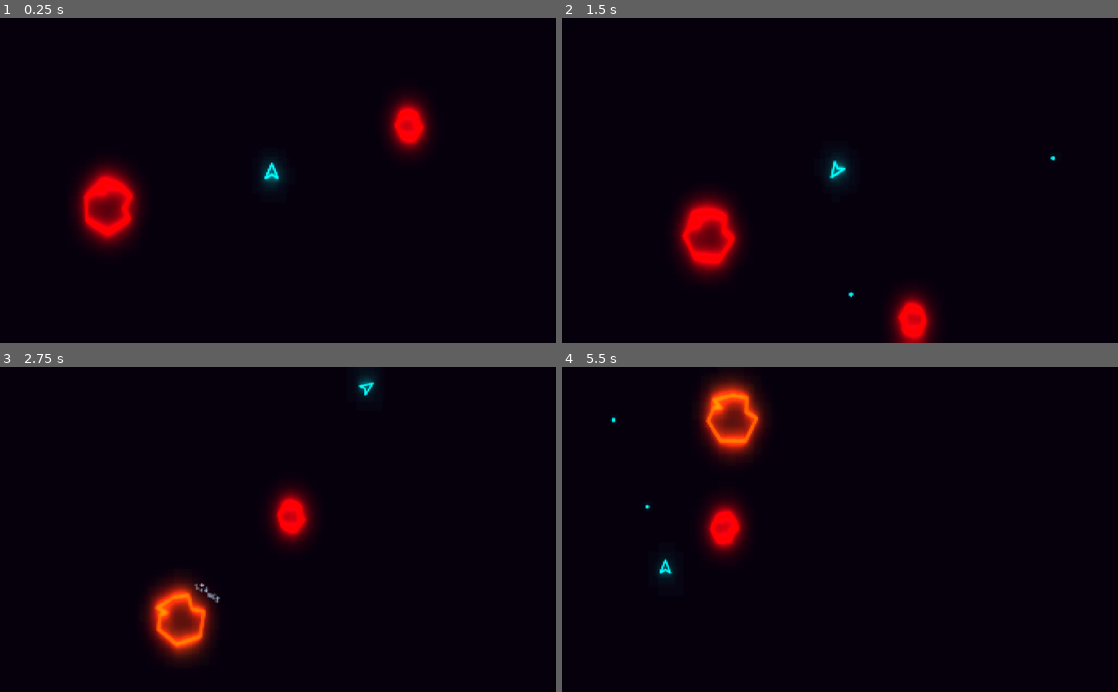
Above: before the commit, frames 1-4 (two rows, left to right).
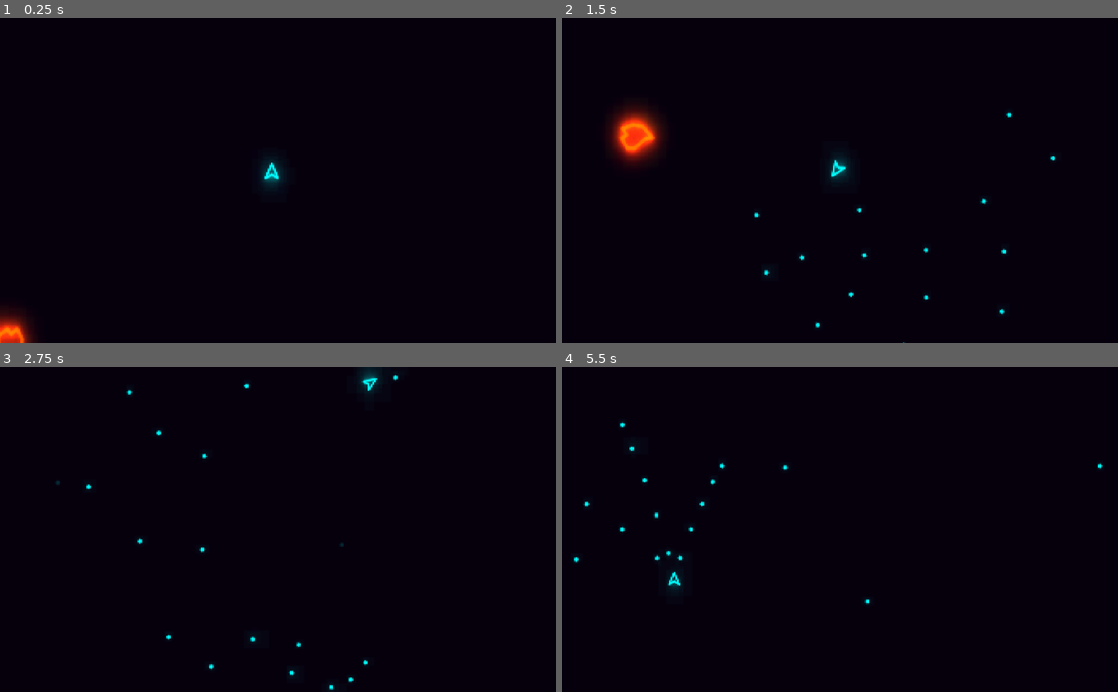
Above: after the commit, the same moments.

Repository: SanderVanhove/asteroidbelt
Game: Godot game, scene res://Screens/Splash/Splash.tscn
Two runs of this game, one before a commit and one after it. Both use one fixed random seed, a clock stepped at 60 frames per second and the inputs below. Before the commit the project starts from res://Screens/World/World.tscn.
Inputs:
- Up to frame 1 (0.25 s): no input
- Up to frame 2 (1.5 s): hold Right (ui_right) 0.53-1.28 s; hold Space (fire) 0.53-1.28 s; tap N (ultra_power, bound only after the commit) at 0.8, 1.35 s; hold Down (ui_down) from 1.28 s (still down)
- Up to frame 3 (2.75 s): tap Space (fire) at 1.55 s; release Down (ui_down) at 2.03 s; hold Right (ui_right) from 2.03 s (still down); hold Space (fire) from 2.03 s (still down); tap N (ultra_power, bound only after the commit) at 2.3 s
- Up to frame 4 (5.5 s): release Right (ui_right) at 2.78 s; release Space (fire) at 2.78 s; hold Up (ui_up) 2.78-3.53 s; tap N (ultra_power, bound only after the commit) at 2.85, 3.8, 4.35, 5.3 s; tap Space (fire) at 3.05, 4.55 s; hold Space (fire) 3.53-4.28 s; hold Left (ui_left) 3.53-5.03 s; hold Down (ui_down) from 5.03 s (still down); hold Space (fire) from 5.03 s (still down)

The runs differ from the first frame. In frame 1, 4.6% of the frame differs, in the area x 0-78%, y 23-100%; in frame 2, 5.8%, in the area x 8-81%, y 26-100%; in frame 3, 4.5%; in frame 4, 4.5%.

Commit message:
Add basic ultra power

Diff:
--- /dev/null
+++ b/Screens/Splash/Splash.gd
@@ -0,0 +1,15 @@
+extends Node2D
+
+
+onready var logo: TextureRect = $Control/CenterContainer/TextureRect
+onready var tween: Tween = $Tween
+
+
+func _ready():
+	if not OS.is_debug_build():
+		tween.interpolate_property(logo, "modulate:a", 0, 1, .5, Tween.TRANS_SINE, Tween.EASE_OUT_IN)
+		tween.interpolate_property(logo, "modulate:a", 1, 0, .5, Tween.TRANS_SINE, Tween.EASE_OUT_IN, 1.5)
+		tween.start()
+
+		yield(tween, "tween_all_completed")
+	get_tree().change_scene("res://Screens/World/World.tscn")
--- /dev/null
+++ b/Screens/Splash/Splash.tscn
@@ -0,0 +1,44 @@
+[gd_scene load_steps=3 format=2]
+
+[ext_resource path="res://Screens/Splash/Splash.gd" type="Script" id=1]
+[ext_resource path="res://Screens/Splash/splash_screen.png" type="Texture" id=2]
+
+[node name="Splash" type="Node2D"]
+script = ExtResource( 1 )
+
+[node name="Control" type="Control" parent="."]
+margin_right = 1927.0
+margin_bottom = 1079.0
+__meta__ = {
+"_edit_use_anchors_": false
+}
+
+[node name="ColorRect" type="ColorRect" parent="Control"]
+anchor_right = 1.0
+anchor_bottom = 1.0
+margin_left = -24.0
+margin_top = -19.0
+margin_bottom = 15.0
+color = Color( 0.984314, 0.921569, 0.890196, 1 )
+__meta__ = {
+"_edit_use_anchors_": false
+}
+
+[node name="CenterContainer" type="CenterContainer" parent="Control"]
+anchor_right = 1.0
+anchor_bottom = 1.0
+margin_right = 117.0
+margin_bottom = 120.0
+rect_scale = Vector2( 0.5, 0.5 )
+__meta__ = {
+"_edit_use_anchors_": false
+}
+
+[node name="TextureRect" type="TextureRect" parent="Control/CenterContainer"]
+margin_left = 772.0
+margin_top = 281.0
+margin_right = 1272.0
+margin_bottom = 918.0
+texture = ExtResource( 2 )
+
+[node name="Tween" type="Tween" parent="."]
--- a/Screens/World/World.gd
+++ b/Screens/World/World.gd
@@ -1,5 +1,67 @@
 extends Node2D
+
+
+var BoulderClass = preload("res://Things/Boulder/Boulder.tscn")
+onready var screen_size: Vector2 = get_viewport().size
+
+const MIN_BOULDER_TIME: float = 3.5
+
+
+var large_boulder_prob: float = 1
+
+
+onready var _boulder_timer: Timer = $BoulderTimer
 
 
 func _ready() -> void:
 	randomize()
+
+	_on_BoulderTimer_timeout()
+
+	_boulder_timer.start()
+
+
+func spawn_boulder(position: Vector2, is_small: bool) -> void:
+	var new_boulder: Boulder = BoulderClass.instance()
+	new_boulder.is_small = is_small
+	new_boulder.position = position
+
+	add_child(new_boulder)
+
+	new_boulder.connect("cracked", self, "boulder_cracked")
+
+
+func boulder_cracked(is_small: bool, position: Vector2) -> void:
+	if is_small:
+		return
+
+	for i in range(randi() % 2 + 2):
+		call_deferred("spawn_boulder", position, true)
+
+
+func _on_BoulderTimer_timeout() -> void:
+	var x_zero: bool = bool(randi() % 2)
+
+	var pos: Vector2
+
+	if x_zero:
+		pos = Vector2(
+			0,
+			rand_range(0, screen_size.y)
+		)
+	else:
+		pos = Vector2(
+			rand_range(0, screen_size.x),
+			0
+		)
+
+	var is_small: bool = randf() < large_boulder_prob
+	large_boulder_prob *= .6
+
+	spawn_boulder(pos, is_small)
+
+	_boulder_timer.wait_time *= .95
+	if _boulder_timer.wait_time < MIN_BOULDER_TIME:
+		_boulder_timer.wait_time = MIN_BOULDER_TIME
+
+	printt(large_boulder_prob, _boulder_timer.wait_time)
--- a/Screens/World/World.tscn
+++ b/Screens/World/World.tscn
@@ -1,7 +1,6 @@
-[gd_scene load_steps=7 format=2]
+[gd_scene load_steps=6 format=2]
 
 [ext_resource path="res://Things/Player/Player.tscn" type="PackedScene" id=1]
-[ext_resource path="res://Things/Boulder/Boulder.tscn" type="PackedScene" id=2]
 [ext_resource path="res://Screens/World/World.gd" type="Script" id=3]
 
 [sub_resource type="Shader" id=1]
@@ -62,9 +61,7 @@
 [node name="WorldEnvironment" type="WorldEnvironment" parent="."]
 environment = SubResource( 3 )
 
-[node name="Boulder" parent="." instance=ExtResource( 2 )]
-position = Vector2( 187.012, 338.93 )
+[node name="BoulderTimer" type="Timer" parent="."]
+wait_time = 8.0
 
-[node name="Boulder2" parent="." instance=ExtResource( 2 )]
-position = Vector2( 773.707, 251.119 )
-is_small = true
+[connection signal="timeout" from="BoulderTimer" to="." method="_on_BoulderTimer_timeout"]
--- a/Things/Boulder/Boulder.gd
+++ b/Things/Boulder/Boulder.gd
@@ -1,6 +1,7 @@
 extends RigidBody2D
 class_name Boulder
 
+signal cracked(position, is_small)
 
 var CollisionParticlesClass = preload("res://Things/Boulder/CollisionParticles.tscn")
 
@@ -26,11 +27,11 @@
 
 onready var _wrap_around: WrapAround = $WrapAround
 onready var _sprite: Sprite = $Visual/Sprite
+onready var _large_collision_shape: CollisionPolygon2D = $CollisionPolygon2D
 
 
 func _ready() -> void:
 	is_hit = is_small
-	#_sprite.self_modulate = Color.red
 
 	randomize()
 
@@ -39,13 +40,18 @@
 	rotate(randf())
 	angular_velocity = randf() * 5
 
-	if is_small: _wrap_around.margin = 20
+	if is_small:
+		_wrap_around.margin = 20
+		_large_collision_shape.queue_free()
+		_sprite.self_modulate = Color(1, .2, 0)
 
 	linear_velocity = Vector2.ZERO
 	apply_impulse(Vector2(0, 0), Vector2(
 		rand_range(-300, 300),
 		rand_range(-300, 300)
 	).clamped(MAX_SPEED))
+
+	bounce = .5
 
 
 func _integrate_forces(state: Physics2DDirectBodyState) -> void:
@@ -58,14 +64,10 @@
 	if is_hit:
 		var collision_particles = CollisionParticlesClass.instance()
 		collision_particles.global_transform = global_transform
+		if is_small: collision_particles.scale *= .5
 		get_parent().add_child(collision_particles)
-		if is_small: collision_particles.scale *= .5
 
-		if not is_small:
-			for i in range(randi() % 2 + 2):
-				var new_boulder: Boulder = self.duplicate()
-				new_boulder.is_small = true
-				get_parent().add_child(new_boulder)
+		emit_signal("cracked", is_small, position)
 
 		queue_free()
 
@@ -75,3 +77,11 @@
 
 func _on_CollisionTimer_timeout() -> void:
 	set_collision_layer_bit(0, true)
+
+
+func _on_Boulder_body_entered(body: Node) -> void:
+	if not body.is_in_group("player"):
+		return
+
+	body.hit(self)
+	got_hit(body)
--- a/Things/Boulder/Boulder.tscn
+++ b/Things/Boulder/Boulder.tscn
@@ -1,6 +1,6 @@
 [gd_scene load_steps=4 format=2]
 
-[ext_resource path="res://Things/Boulder/Big_Boulder.png" type="Texture" id=1]
+[ext_resource path="res://Things/Boulder/Small_boulder.png" type="Texture" id=1]
 [ext_resource path="res://Things/Boulder/Boulder.gd" type="Script" id=2]
 [ext_resource path="res://Utils/WrapAround.gd" type="Script" id=3]
 
@@ -9,6 +9,9 @@
 ]]
 collision_layer = 0
 gravity_scale = 0.0
+contacts_reported = 1
+contact_monitor = true
+can_sleep = false
 linear_damp = 0.0
 angular_damp = 0.0
 script = ExtResource( 2 )
@@ -30,5 +33,12 @@
 
 [node name="CollisionTimer" type="Timer" parent="."]
 wait_time = 0.2
+one_shot = true
+autostart = true
 
+[node name="CollisionPolygon2D2" type="CollisionPolygon2D" parent="."]
+visible = false
+polygon = PoolVector2Array( -10.437, -20.2958, 0.523193, -15.2577, 10.5111, -18.2629, 24.7416, 0.740616, 12.4556, 20.9815, -11.2325, 21.1583, -25.021, 6.39747, -20.2481, -11.1918 )
+
+[connection signal="body_entered" from="." to="." method="_on_Boulder_body_entered"]
 [connection signal="timeout" from="CollisionTimer" to="." method="_on_CollisionTimer_timeout"]
--- a/Things/Boulder/CollisionParticles.tscn
+++ b/Things/Boulder/CollisionParticles.tscn
@@ -34,7 +34,7 @@
 "times": PoolRealArray( 0, 0.5 ),
 "transitions": PoolRealArray( 1, 1 ),
 "update": 0,
-"values": [ Color( 5, 0, 0, 0.8 ), Color( 1, 0, 0, 0 ) ]
+"values": [ Color( 5, 0, 0, 0.537255 ), Color( 1, 0, 0, 0 ) ]
 }
 
 [node name="CollisionParticles" type="CPUParticles2D"]
--- a/Things/Bullet/Bullet.gd
+++ b/Things/Bullet/Bullet.gd
@@ -9,14 +9,11 @@
 
 
 onready var _particles: CPUParticles2D = $CPUParticles2D
+onready var _tween: Tween = $Tween
 
 
 func _process(delta: float) -> void:
 	position += Vector2(0, -SPEED).rotated(rotation)
-
-
-func _on_VisibilityNotifier2D_screen_exited() -> void:
-	queue_free()
 
 
 func _on_Bullet_body_entered(body: Node) -> void:
@@ -28,3 +25,10 @@
 		get_parent().add_child(collision_particles)
 
 		queue_free()
+
+
+func _on_ExistenceTimer_timeout() -> void:
+	_tween.interpolate_property(self, "modulate:a", 1, 0, .2)
+	_tween.start()
+	yield(_tween, "tween_all_completed")
+	queue_free()
--- a/Things/Bullet/Bullet.tscn
+++ b/Things/Bullet/Bullet.tscn
@@ -1,7 +1,8 @@
-[gd_scene load_steps=4 format=2]
+[gd_scene load_steps=5 format=2]
 
 [ext_resource path="res://Things/Bullet/Bullet.gd" type="Script" id=1]
 [ext_resource path="res://Things/Bullet/Bullet.png" type="Texture" id=2]
+[ext_resource path="res://Utils/WrapAround.gd" type="Script" id=3]
 
 [sub_resource type="CircleShape2D" id=1]
 radius = 2.5386
@@ -12,15 +13,22 @@
 [node name="Visual" type="Node2D" parent="."]
 
 [node name="Sprite" type="Sprite" parent="Visual"]
-modulate = Color( 4, 4, 4, 1 )
+modulate = Color( 10, 10, 10, 1 )
 scale = Vector2( 1.63405, 1.63405 )
 texture = ExtResource( 2 )
 
 [node name="CollisionShape2D" type="CollisionShape2D" parent="."]
 shape = SubResource( 1 )
 
-[node name="VisibilityNotifier2D" type="VisibilityNotifier2D" parent="."]
-scale = Vector2( 0.974972, 0.974972 )
+[node name="WrapAround" type="Node" parent="."]
+script = ExtResource( 3 )
+margin = 20
+
+[node name="ExistenceTimer" type="Timer" parent="."]
+one_shot = true
+autostart = true
+
+[node name="Tween" type="Tween" parent="."]
 
 [connection signal="body_entered" from="." to="." method="_on_Bullet_body_entered"]
-[connection signal="screen_exited" from="VisibilityNotifier2D" to="." method="_on_VisibilityNotifier2D_screen_exited"]
+[connection signal="timeout" from="ExistenceTimer" to="." method="_on_ExistenceTimer_timeout"]
--- a/Things/Player/Player.gd
+++ b/Things/Player/Player.gd
@@ -1,15 +1,18 @@
 extends KinematicBody2D
+
+signal num_lives_changed(num_lives)
 
 
 const BulletClass = preload("res://Things/Bullet/Bullet.tscn")
 
 
 const TURN_SPEED: float = 5.0
-const ACCELETATION: float = 500.0
+const ACCELETATION: float = 600.0
 const MAX_SPEED: float = 250.0
 
 
 var _movement: Vector2 = Vector2.ZERO
+var _num_lives: int = 3
 
 
 onready var _fire_point: Node2D = $FirePoint
@@ -20,6 +23,7 @@
 onready var _visuals: Node2D = $Visual
 onready var _fire_timer: Timer = $FireTimer
 onready var _wrap_around = $WrapAround
+onready var _ultra_timer: Timer = $UltraTimer
 
 
 func _ready() -> void:
@@ -31,6 +35,19 @@
 	handle_turning(delta)
 	handle_trust(delta)
 	handle_firing()
+	handle_super_power()
+
+
+func handle_super_power() -> void:
+	if not Input.is_action_just_pressed("ultra_power") or _num_lives <= 1:
+		return
+
+	_ultra_timer.start()
+
+	_num_lives -= 1
+	emit_signal("num_lives_changed", _num_lives)
+
+	_fire_timer.wait_time = .1
 
 
 func handle_turning(delta: float) -> void:
@@ -98,13 +115,34 @@
 
 
 func fire() -> void:
-	var bullet: Bullet = BulletClass.instance()
-	bullet.global_transform = _fire_point.global_transform
-	get_parent().add_child(bullet)
+	spawn_bullet(0)
+
+	if not _ultra_timer.is_stopped():
+		spawn_bullet(PI/4)
+		spawn_bullet(-PI/4)
 
 	_tween.interpolate_property(_visuals, "scale", _visuals.scale, Vector2(.8, .8), .05)
 	_tween.interpolate_property(_visuals, "scale", Vector2(.8, .8), Vector2.ONE, .4, Tween.TRANS_SINE, Tween.EASE_OUT, .05)
 	_tween.start()
+
+
+func spawn_bullet(angle: float) -> void:
+	var bullet: Bullet = BulletClass.instance()
+	bullet.global_transform = _fire_point.global_transform
+	bullet.rotate(angle)
+	get_parent().add_child(bullet)
+
+
+func hit(hitting_object) -> void:
+	if not _ultra_timer.is_stopped():
+		return
+
+	_num_lives -= 1
+	_movement += (position - hitting_object.position) * 50
+
+
+	emit_signal("num_lives_changed", _num_lives)
+	print("Lives: ", _num_lives)
 
 
 func _on_FireTimer_timeout() -> void:
@@ -113,3 +151,7 @@
 
 	fire()
 	_fire_timer.start()
+
+
+func _on_UltraTimer_timeout() -> void:
+	_fire_timer.wait_time = .3
--- a/Things/Player/Player.tscn
+++ b/Things/Player/Player.tscn
@@ -12,7 +12,9 @@
 [sub_resource type="Gradient" id=2]
 colors = PoolColorArray( 5, 0.59, 0, 1, 1, 1, 1, 0 )
 
-[node name="Player" type="KinematicBody2D"]
+[node name="Player" type="KinematicBody2D" groups=[
+"player",
+]]
 script = ExtResource( 2 )
 
 [node name="Visual" type="Node2D" parent="."]
@@ -57,7 +59,12 @@
 emission_shape = 1
 emission_sphere_radius = 4.87
 gravity = Vector2( 0, 0 )
-scale_amount = 2.0
+scale_amount = 3.0
 color_ramp = SubResource( 2 )
 
+[node name="UltraTimer" type="Timer" parent="."]
+wait_time = 5.0
+one_shot = true
+
 [connection signal="timeout" from="FireTimer" to="." method="_on_FireTimer_timeout"]
+[connection signal="timeout" from="UltraTimer" to="." method="_on_UltraTimer_timeout"]
--- a/project.godot
+++ b/project.godot
@@ -39,7 +39,7 @@
 [application]
 
 config/name="Astroid Sacrifice"
-run/main_scene="res://Screens/World/World.tscn"
+run/main_scene="res://Screens/Splash/Splash.tscn"
 config/icon="res://icon.png"
 
 [display]
@@ -82,6 +82,11 @@
 "events": [ Object(InputEventKey,"resource_local_to_scene":false,"resource_name":"","device":0,"alt":false,"shift":false,"control":false,"meta":false,"command":false,"pressed":false,"scancode":32,"unicode":0,"echo":false,"script":null)
  ]
 }
+ultra_power={
+"deadzone": 0.5,
+"events": [ Object(InputEventKey,"resource_local_to_scene":false,"resource_name":"","device":0,"alt":false,"shift":false,"control":false,"meta":false,"command":false,"pressed":false,"scancode":78,"unicode":0,"echo":false,"script":null)
+ ]
+}
 
 [physics]
 
Binary file added: Screens/Splash/splash_screen.png
Not shown, changed: Screens/Splash/splash_screen.png.import
Binary file removed: Screens/World/ascii.png
